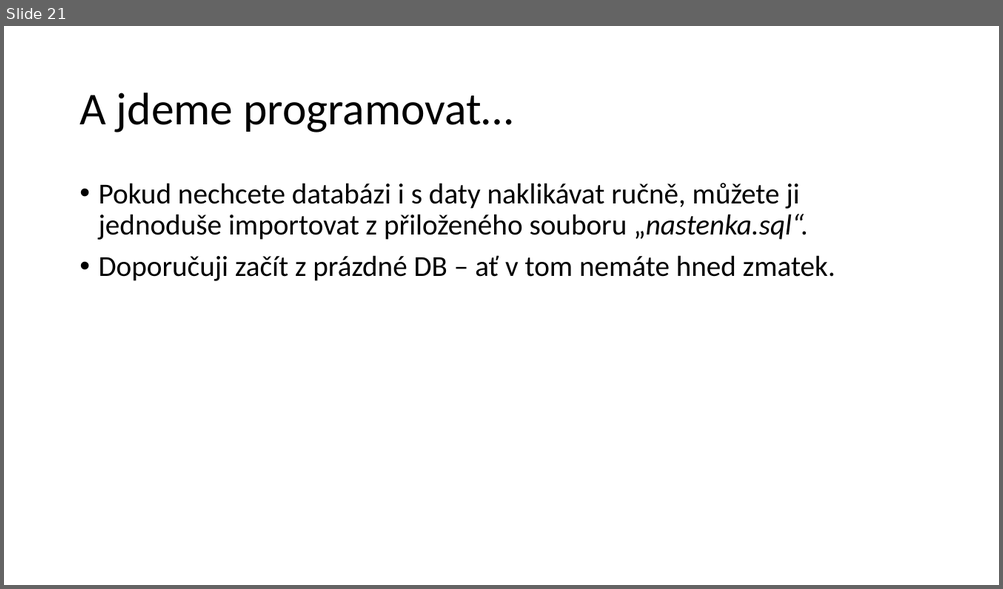
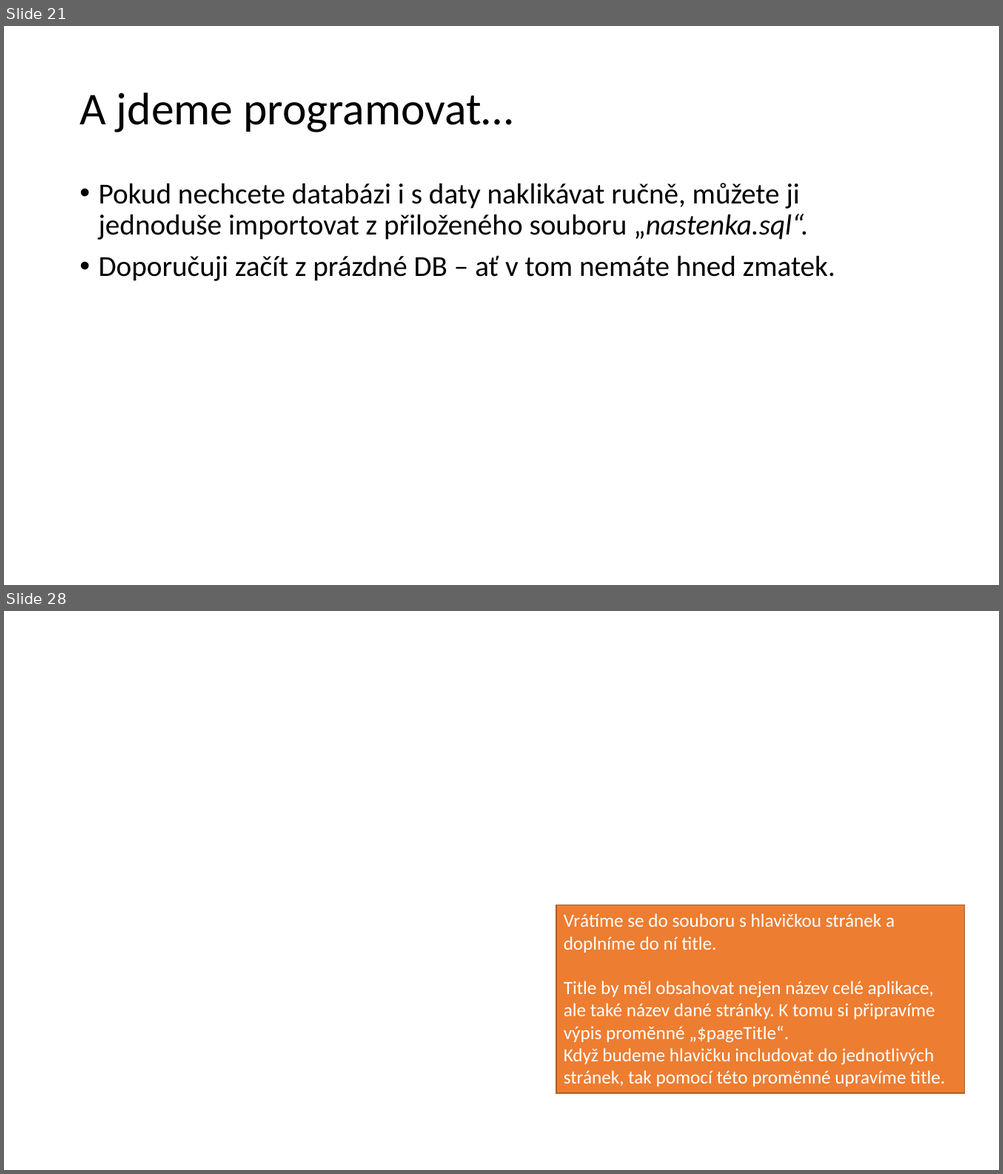
Before and after one commit to 4iz278/cviceni, a slide deck: 05-sql-databaze/05-aplikace-nastenka/prezentace-postup-vyvoje-nastenka.pptx. Shown one above the other, each under a label of ours: slide 21 before the commit, slides 21 and 28 after it; the slides between them are not shown. The pictures are 1003x589 and 1003x1174 pixels, drawn with LibreOffice and Linux fonts; fonts in the diff are those of the drawing; background and template pictures are left out. Boxes give left, top, right and bottom in pixels: in the first picture for what was removed or moved away, otherwise in the second. Text is boxed around its words. In the diff, an @@ line names an element or a change of style, - is before the commit and + after.

Commit message:
prezentace vytvoření výpisu příspěvků

```diff
--- a/05-sql-databaze/05-aplikace-nastenka/prezentace-postup-vyvoje-nastenka.pptx
+++ b/05-sql-databaze/05-aplikace-nastenka/prezentace-postup-vyvoje-nastenka.pptx
@@ slide 28 added at [4,611,999,1170], background picture (left out) @@
@@ rectangle added at [556,906,965,1093], fill #ED7D31, outline #AF5C24 1 pt, 18 pt, text #FFFFFF @@
+Vrátíme se do souboru s hlavičkou stránek a doplníme do ní title.
+Title by měl obsahovat nejen název celé aplikace, ale také název dané stránky. K tomu si připravíme výpis proměnné „$pageTitle“.
+Když budeme hlavičku includovat do jednotlivých stránek, tak pomocí této proměnné upravíme title.
```
Also in this commit, not shown: 21 other slides added.
